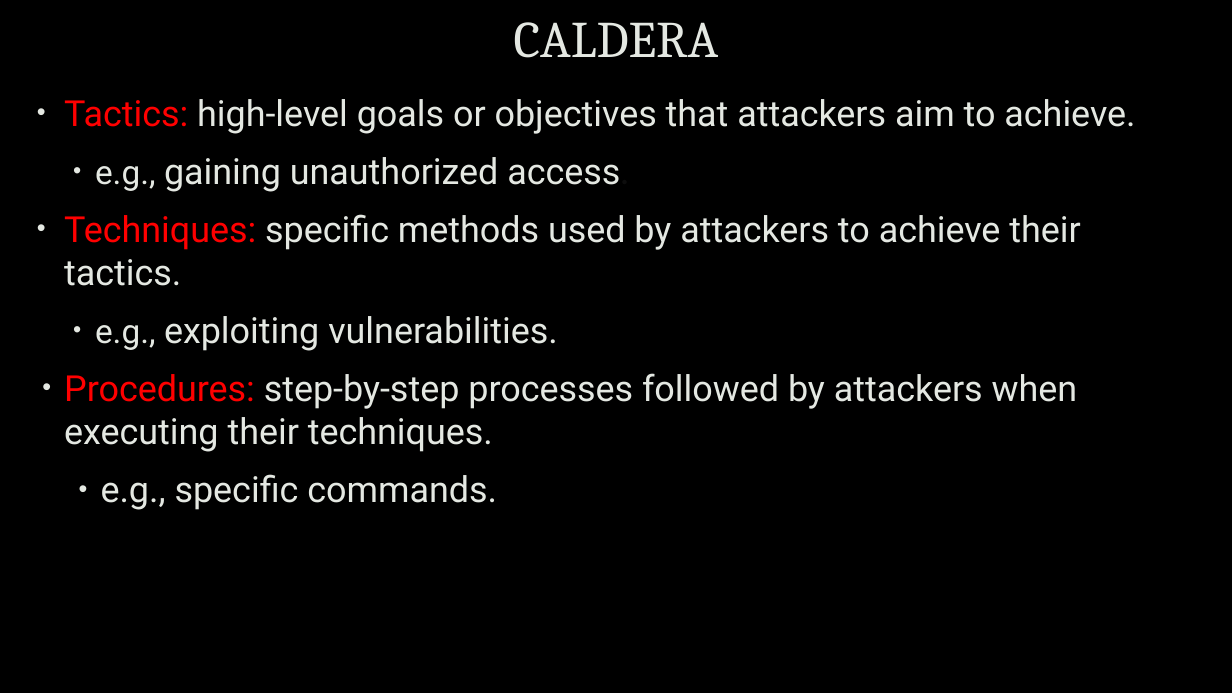
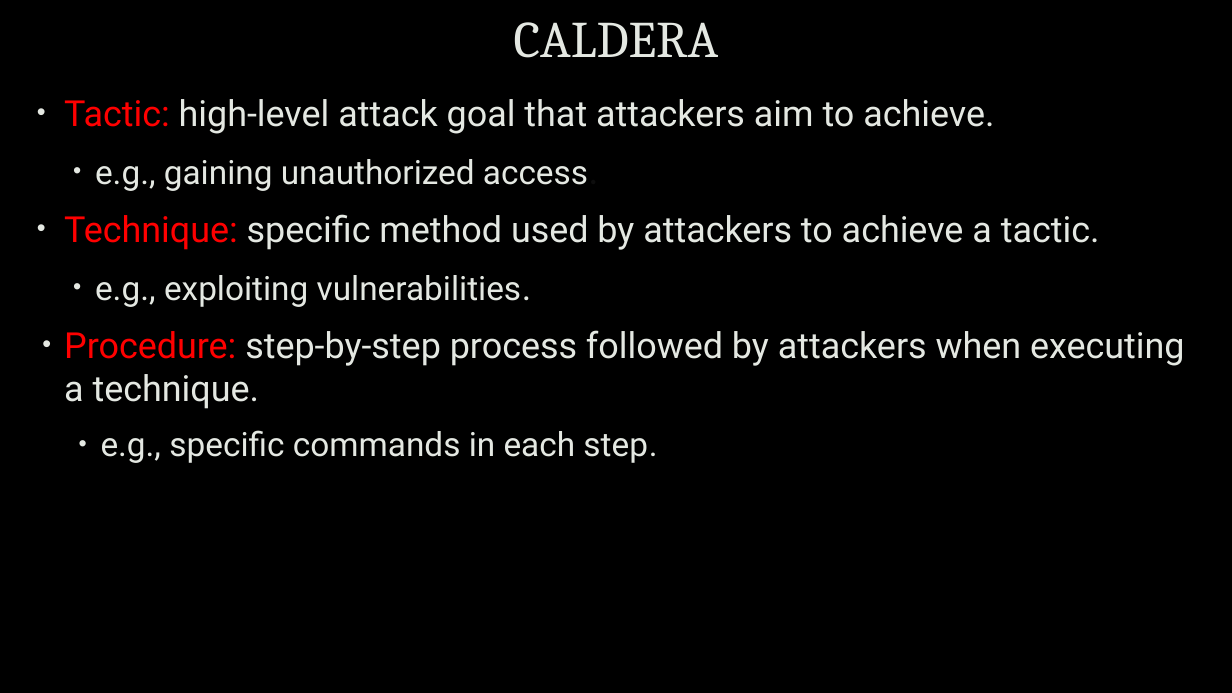
Before and after one commit to uwacyber/cits1003, a slide deck: slide 12 of cits1003-lecture_slides/CITS1003-7 Incidents-exercises.pptx. Drawn at 1232x693 pixels with LibreOffice and Linux fonts; fonts in the diff are those of the drawing; background and template pictures are left out. Boxes give left, top, right and bottom in pixels: in the first picture for what was removed or moved away, otherwise in the second. Text is boxed around its words. In the diff, an @@ line names an element or a change of style, - is before the commit and + after.

```diff
--- a/cits1003-lecture_slides/CITS1003-7 Incidents-exercises.pptx
+++ b/cits1003-lecture_slides/CITS1003-7 Incidents-exercises.pptx
@@ text at (64, 99, 994, 134): text changed @@
-  • Tactics: high-level goals or objectives that attackers aim to achieve.
+  • Tactic: high-level attack goal that attackers aim to achieve.
@@ text at (95, 159, 588, 307): size 28 to 26 pt in "gaining unauthorized access.", "exploiting vulnerabilities." @@
@@ text at (64, 214, 1100, 250): text changed @@
-  • Techniques: specific methods used by attackers to achieve their tactics.
+  • Technique: specific method used by attackers to achieve a tactic.
@@ text at (64, 330, 1185, 463): text changed @@
-    • Procedures: step-by-step processes followed by attackers when executing their techniques.
-      • e.g., specific commands.
+    • Procedure: step-by-step process followed by attackers when executing a technique.
+      • e.g., specific commands in each step.
```
Also in this commit, not shown: 5 other slides changed, 1 slide added, 3 slides removed.
